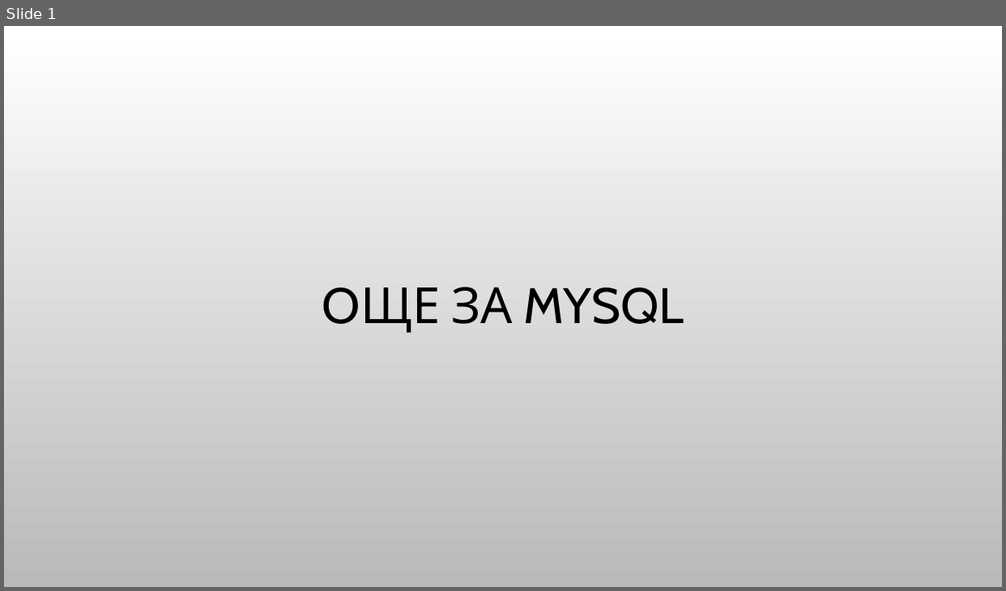
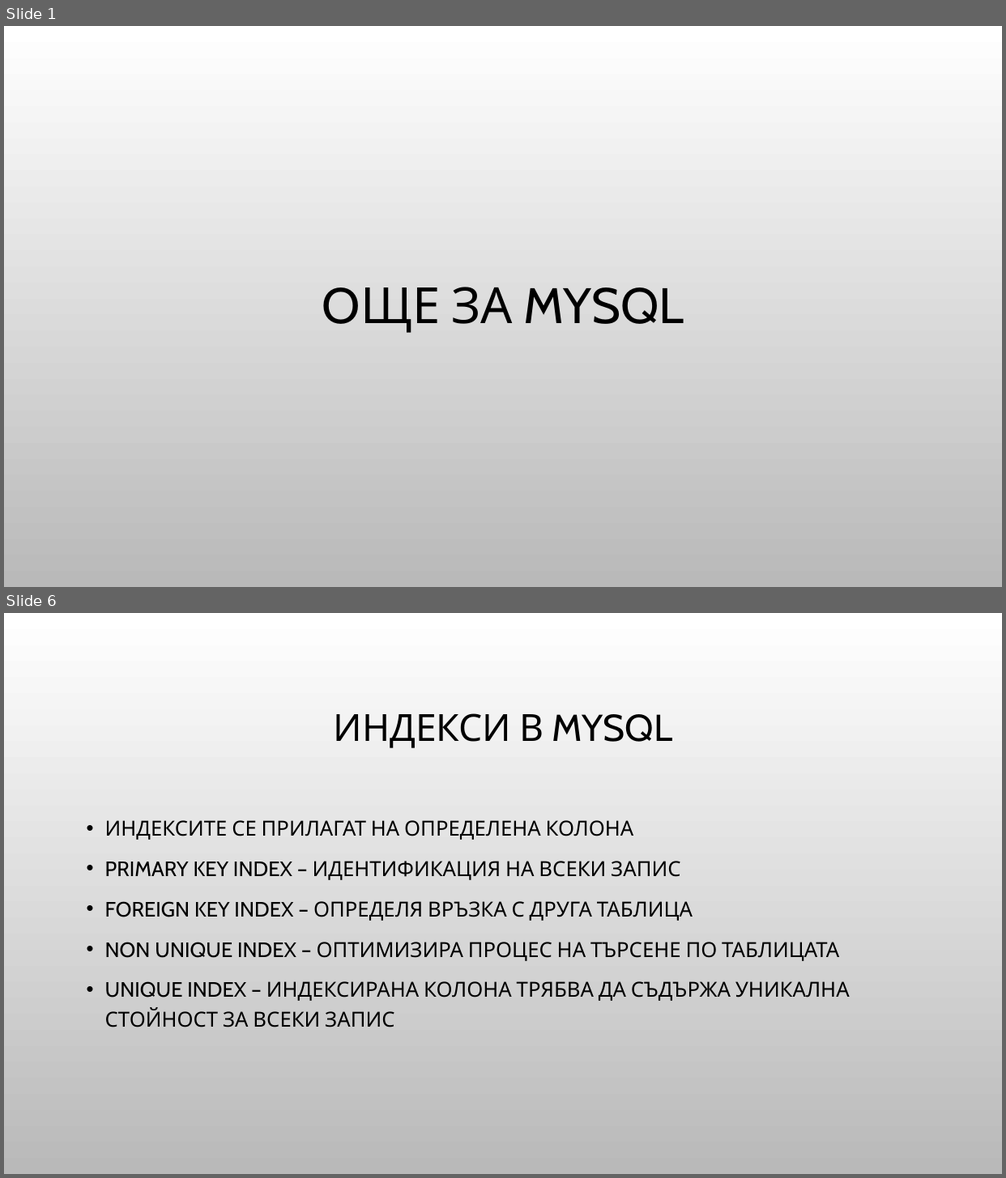
Before and after one commit to Bilyukov/php-mysql-course, a slide deck: 10.advanced-mysql.pptx. Shown one above the other, each under a label of ours: slide 1 before the commit, slides 1 and 6 after it; the slides between them are not shown. The pictures are 1006x591 and 1006x1178 pixels, drawn with LibreOffice and Linux fonts; fonts in the diff are those of the drawing; background and template pictures are left out. Boxes give left, top, right and bottom in pixels: in the first picture for what was removed or moved away, otherwise in the second. Text is boxed around its words. In the diff, an @@ line names an element or a change of style, - is before the commit and + after.

Commit message:
Added advanced mysql lection and examples

```diff
--- a/10.advanced-mysql.pptx
+++ b/10.advanced-mysql.pptx
@@ slide 6 added at box(4, 613, 1002, 1174), background picture (left out) @@
@@ title added at box(334, 713, 672, 748), 36 pt, text #000000 @@
+ИНДЕКСИ В MYSQL
@@ text added at box(105, 820, 850, 1028), 20 pt, text #000000 @@
+• ИНДЕКСИТЕ СЕ ПРИЛАГАТ НА ОПРЕДЕЛЕНА КОЛОНА
+• PRIMARY KEY INDEX – ИДЕНТИФИКАЦИЯ НА ВСЕКИ ЗАПИС
+• FOREIGN KEY INDEX – ОПРЕДЕЛЯ ВРЪЗКА С ДРУГА ТАБЛИЦА
+• NON UNIQUE INDEX – ОПТИМИЗИРА ПРОЦЕС НА ТЪРСЕНЕ ПО ТАБЛИЦАТА
+• UNIQUE INDEX – ИНДЕКСИРАНА КОЛОНА ТРЯБВА ДА СЪДЪРЖА УНИКАЛНА СТОЙНОСТ ЗА ВСЕКИ ЗАПИС
```
Also in this commit, not shown: 19 other slides added, 2 slides removed, 15 other files.
